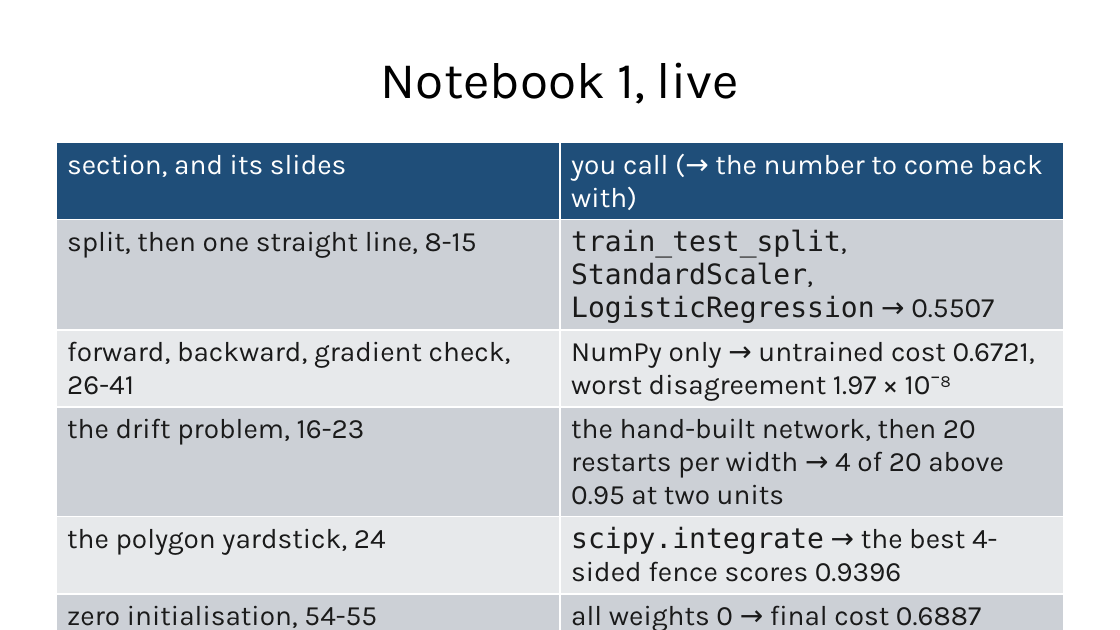
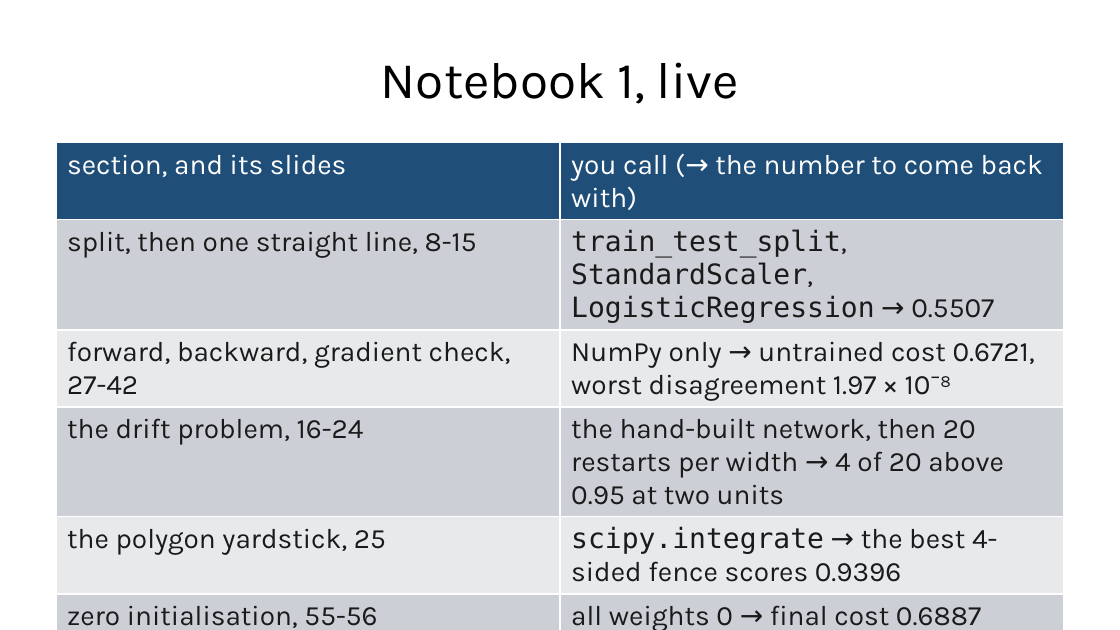
Before and after one commit to fabioantonini/technologies-for-artificial-intelligence, a slide deck: slide 43 of Lessons/09_neural_networks/Slides/neural_networks_slides.pptx (slide 42 before the commit). Drawn at 1120x630 pixels with LibreOffice and Linux fonts; fonts in the diff are those of the drawing; background and template pictures are left out. Boxes give left, top, right and bottom in pixels: in the first picture for what was removed or moved away, otherwise in the second. Text is boxed around its words. In the diff, an @@ line names an element or a change of style, - is before the commit and + after.

```diff
--- a/Lessons/09_neural_networks/Slides/neural_networks_slides.pptx
+++ b/Lessons/09_neural_networks/Slides/neural_networks_slides.pptx
@@ table at (56,143,1064,630) @@
-row 3, column 1: forward, backward, gradient check, 26-41
+row 3, column 1: forward, backward, gradient check, 27-42
-row 4, column 1: the drift problem, 16-23
+row 4, column 1: the drift problem, 16-24
-row 5, column 1: the polygon yardstick, 24
+row 5, column 1: the polygon yardstick, 25
-row 6, column 1: zero initialisation, 54-55
+row 6, column 1: zero initialisation, 55-56
```
Also in this commit, not shown: 3 other slides changed, 1 slide added, 6 other files.
